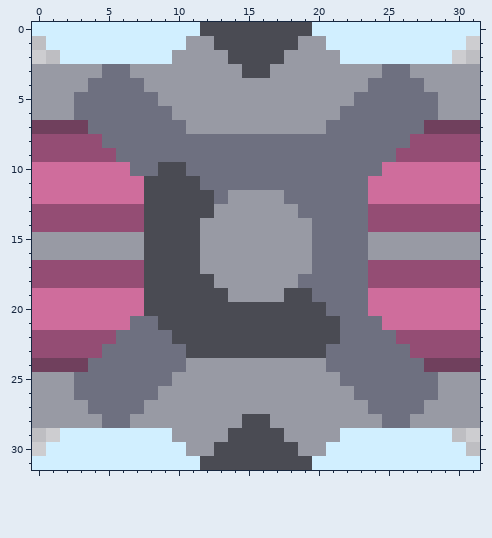
Two states of a pixel-art sprite, sprites/blocks/wires/5w01d.png. The picture above is the old version.
The file is 32x32 pixels.
After the commit:
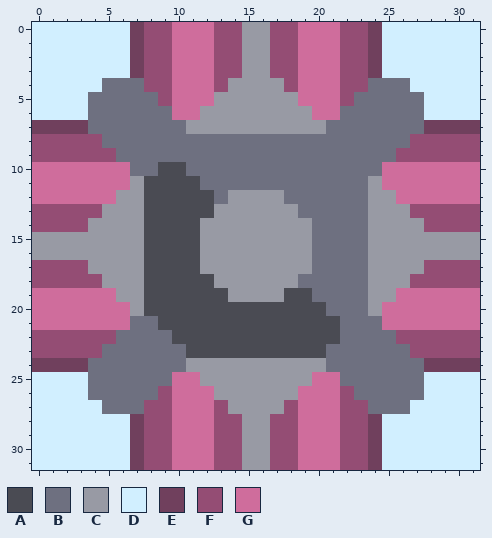
Palette (. is transparent): A #4a4b53  B #6e7080  C #989aa4  D #d1efff  E #70405d  F #944d74  G #cf6d9c
Changes in this commit:
y 0: x 7..24 DDDDDAAAAAAAADDDDD -> EFFGGGFFCCFFGGGFFE
y 1: x 0 . -> D; x 7..24 DDDDCCAAAAAACCDDDD -> EFFGGGFFCCFFGGGFFE; x 31 . -> D
y 2: x 0..1 .. -> DD; x 7..24 DDDCCCCAAAACCCCDDD -> EFFGGGFFCCFFGGGFFE; x 30..31 .. -> DD
y 3: x 0..31 CCCCCBBCCCCCCCCAACCCCCCCCBBCCCCC -> DDDDDDDEFFGGGFFCCFFGGGFFEDDDDDDD
y 4: x 0..4 CCCCB -> DDDDD; x 8..13 CCCCCC -> FFGGGF; x 18..23 CCCCCC -> FGGGFF; x 27..31 BCCCC -> DDDDD
y 5: x 0..3 CCCB -> DDDD; x 9..12 CCCC -> FGGG; x 19..22 CCCC -> GGGF; x 28..31 BCCC -> DDDD
y 6: x 0..3 CCCB -> DDDD; x 10..11 CC -> GG; x 20..21 CC -> GG; x 28..31 BCCC -> DDDD
y 11: x 7 G -> C; x 24 G -> C
y 12: x 6..7 GG -> CC; x 24..25 GG -> CC
y 13: x 5..7 FFF -> CCC; x 24..26 FFF -> CCC
y 14: x 4..7 FFFF -> CCCC; x 24..27 FFFF -> CCCC
y 17: x 4..7 FFFF -> CCCC; x 24..27 FFFF -> CCCC
y 18: x 5..7 FFF -> CCC; x 24..26 FFF -> CCC
y 19: x 6..7 GG -> CC; x 24..25 GG -> CC
y 20: x 7 G -> C; x 24 G -> C
y 25: x 0..3 CCCB -> DDDD; x 10..11 CC -> GG; x 20..21 CC -> GG; x 28..31 BCCC -> DDDD
y 26: x 0..3 CCCB -> DDDD; x 9..12 CCCC -> FGGG; x 19..22 CCCC -> GGGF; x 28..31 BCCC -> DDDD
y 27: x 0..4 CCCCB -> DDDDD; x 8..13 CCCCCC -> FFGGGF; x 18..23 CCCCCC -> FGGGFF; x 27..31 BCCCC -> DDDDD
y 28: x 0..31 CCCCCBBCCCCCCCCAACCCCCCCCBBCCCCC -> DDDDDDDEFFGGGFFCCFFGGGFFEDDDDDDD
y 29: x 0..1 .. -> DD; x 7..24 DDDCCCCAAAACCCCDDD -> EFFGGGFFCCFFGGGFFE; x 30..31 .. -> DD
y 30: x 0 . -> D; x 7..24 DDDDCCAAAAAACCDDDD -> EFFGGGFFCCFFGGGFFE; x 31 . -> D
y 31: x 7..24 DDDDDAAAAAAAADDDDD -> EFFGGGFFCCFFGGGFFE
Where, in picture pixels (left, top, right, bottom), the same in both pictures:
changed: (32, 22, 480, 316)
changed: (32, 372, 480, 470)
